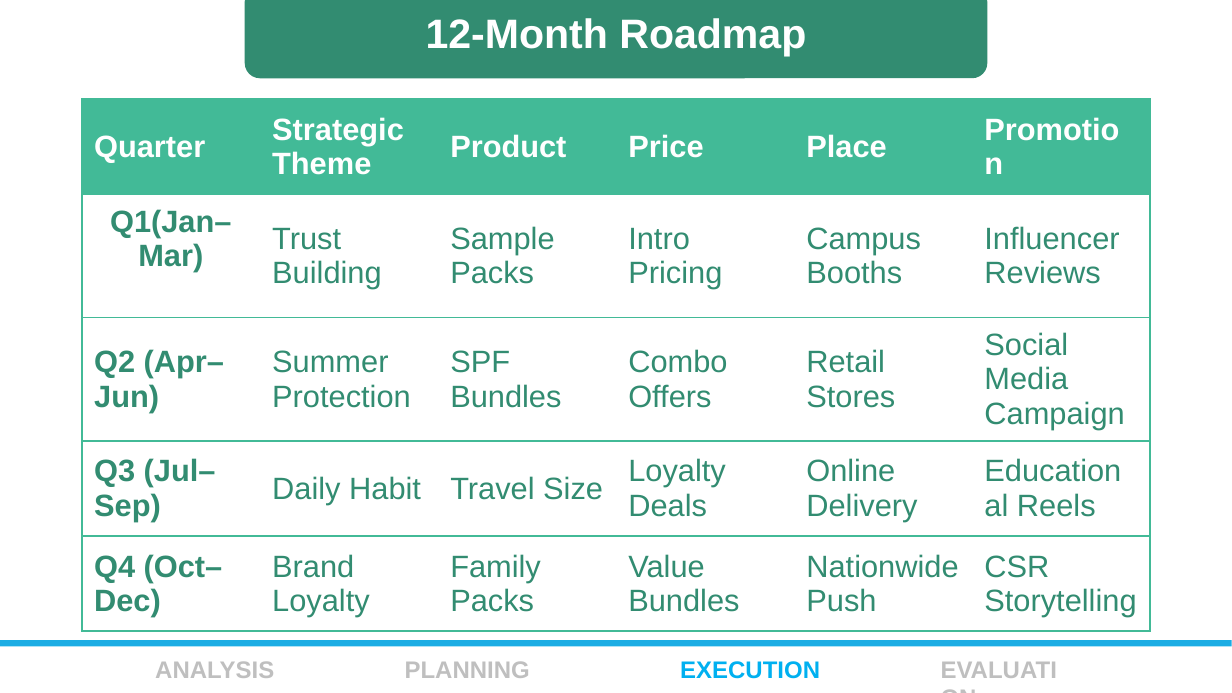
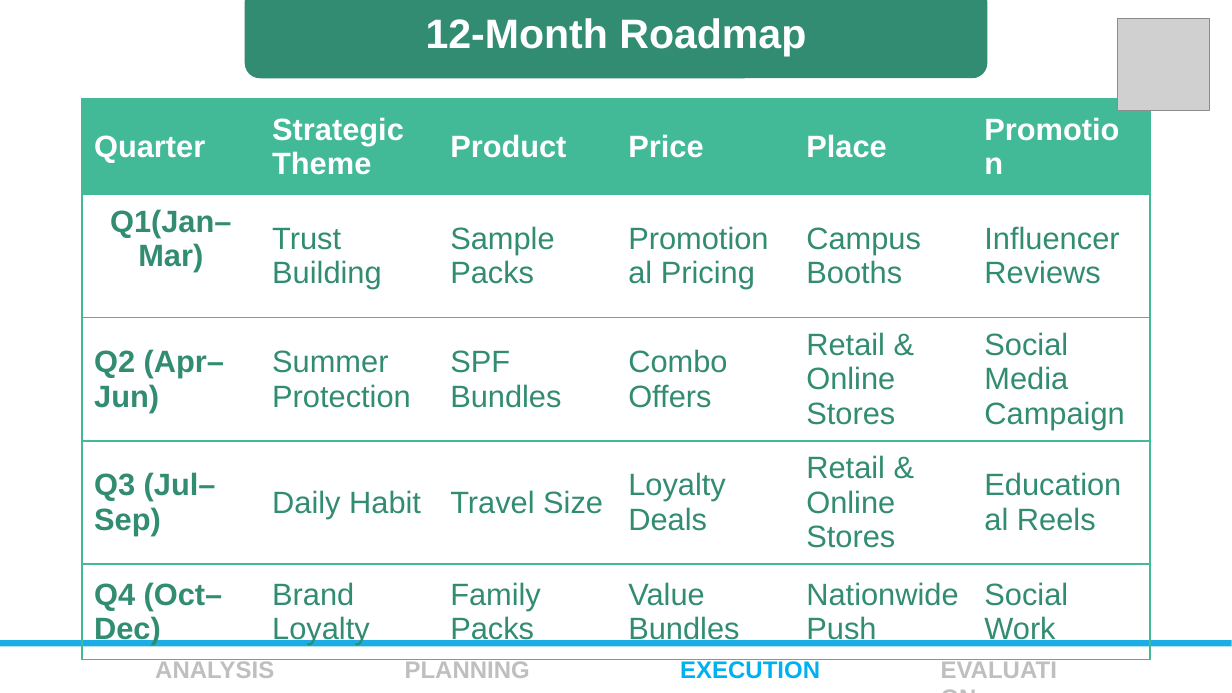
Before and after one commit to shohan12727/Business-Case, a slide deck: slide 12 of SkinCafeSunFunday/Skin-Cafe-Solution.pptx (slide 9 before the commit). Drawn at 1232x693 pixels with LibreOffice and Linux fonts; fonts in the diff are those of the drawing; grey boxes stand for pictures. Boxes give left, top, right and bottom in pixels: in the first picture for what was removed or moved away, otherwise in the second. Text is boxed around its words. In the diff, an @@ line names an element or a change of style, - is before the commit and + after.

```diff
--- a/SkinCafeSunFunday/Skin-Cafe-Solution.pptx
+++ b/SkinCafeSunFunday/Skin-Cafe-Solution.pptx
@@ picture added at (1117,18,1209,111) @@
@@ table at (81,99,1153,649) @@
-row 2, column 4: Intro Pricing
+row 2, column 4: Promotional Pricing
-row 3, column 5: Retail Stores
+row 3, column 5: Retail & Online Stores
-row 4, column 5: Online Delivery
+row 4, column 5: Retail & Online Stores
-row 5, column 6: CSR Storytelling
+row 5, column 6: Social Work
```
Also in this commit, not shown: 3 other slides changed, 5 slides added, 2 slides removed, 4 other files.
